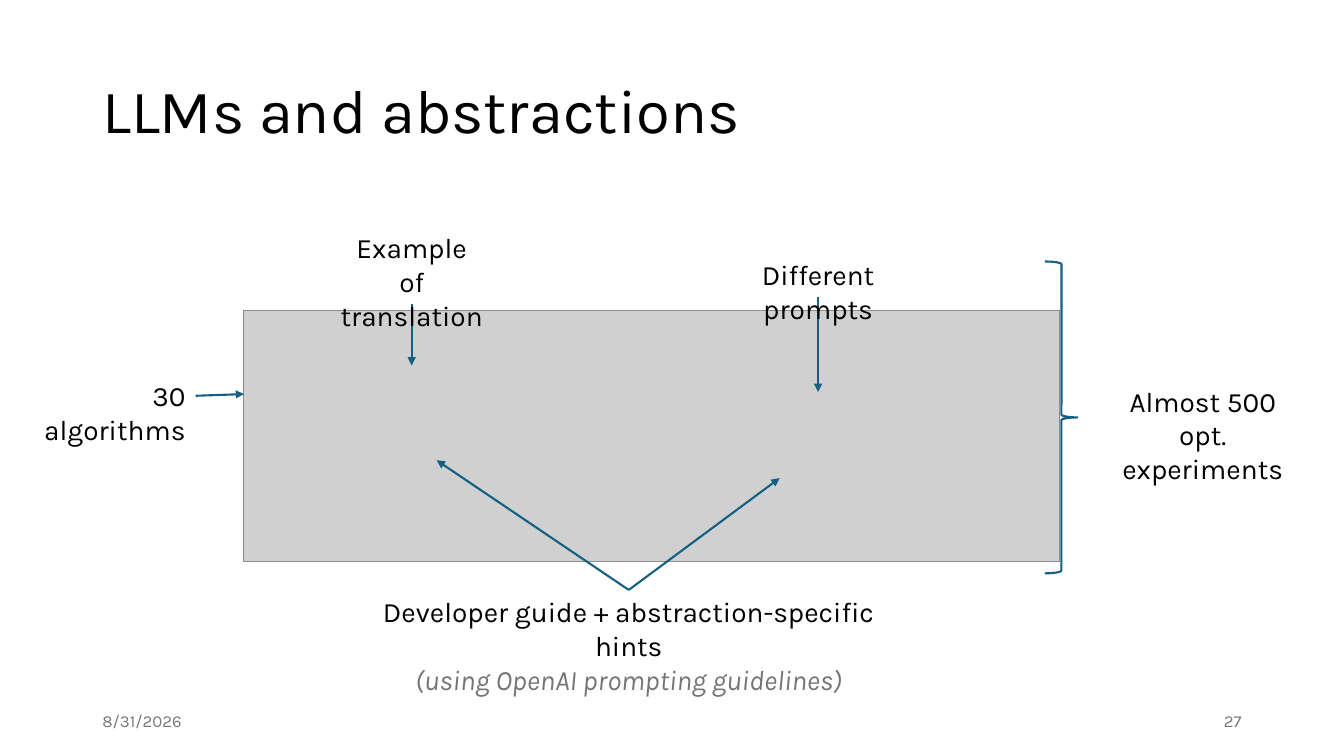
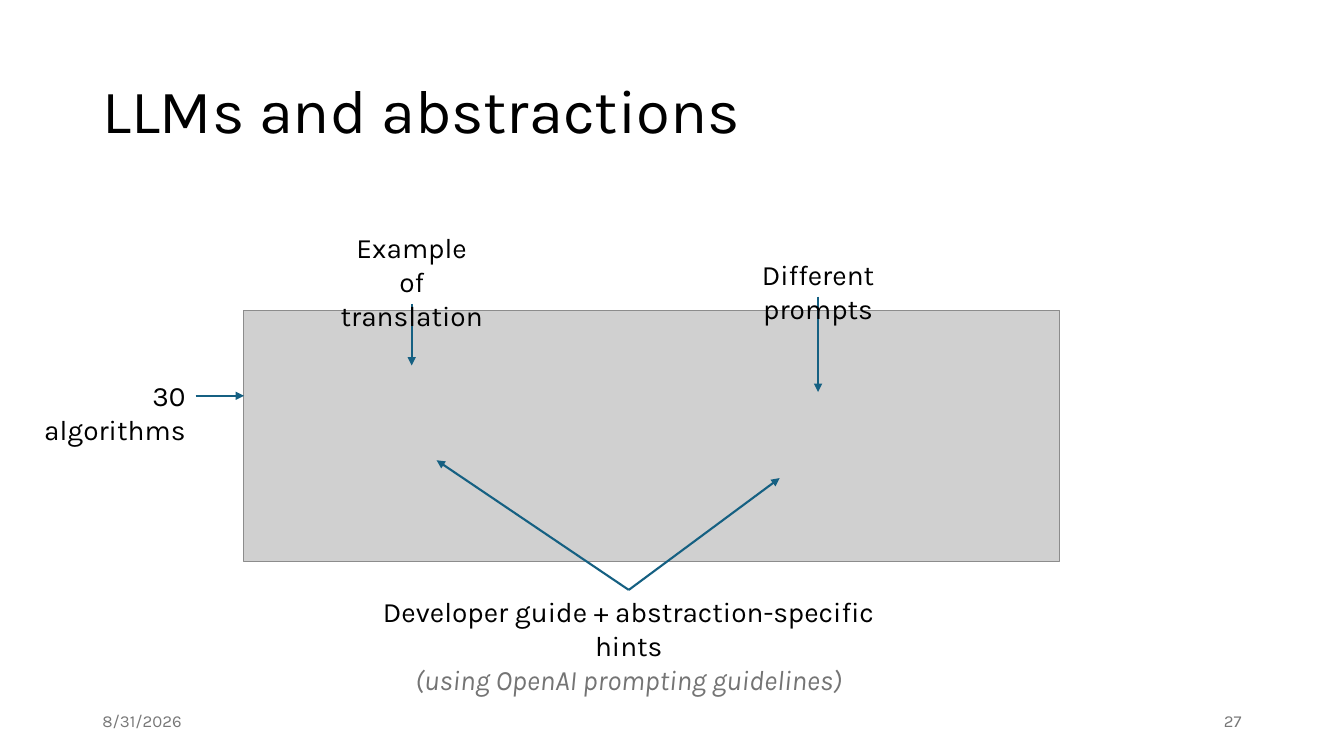
Before and after one commit to jiriklepl/phd-thesis, a slide deck: slide 27 of slides/Optimizing Memory Layouts and Traversal Orders in High-Performance Computing.pptx. Drawn at 1344x756 pixels with LibreOffice and Linux fonts; fonts in the diff are those of the drawing; grey boxes stand for pictures. Boxes give left, top, right and bottom in pixels: in the first picture for what was removed or moved away, otherwise in the second. Text is boxed around its words. In the diff, an @@ line names an element or a change of style, - is before the commit and + after.

```diff
--- a/slides/Optimizing Memory Layouts and Traversal Orders in High-Performance Computing.pptx
+++ b/slides/Optimizing Memory Layouts and Traversal Orders in High-Performance Computing.pptx
@@ right brace removed at [1046, 261, 1079, 573] @@
@@ text removed at [1122, 393, 1283, 486] @@
-Almost 500
-opt. experiments
```
Also in this commit, not shown: 1 other slide changed.
